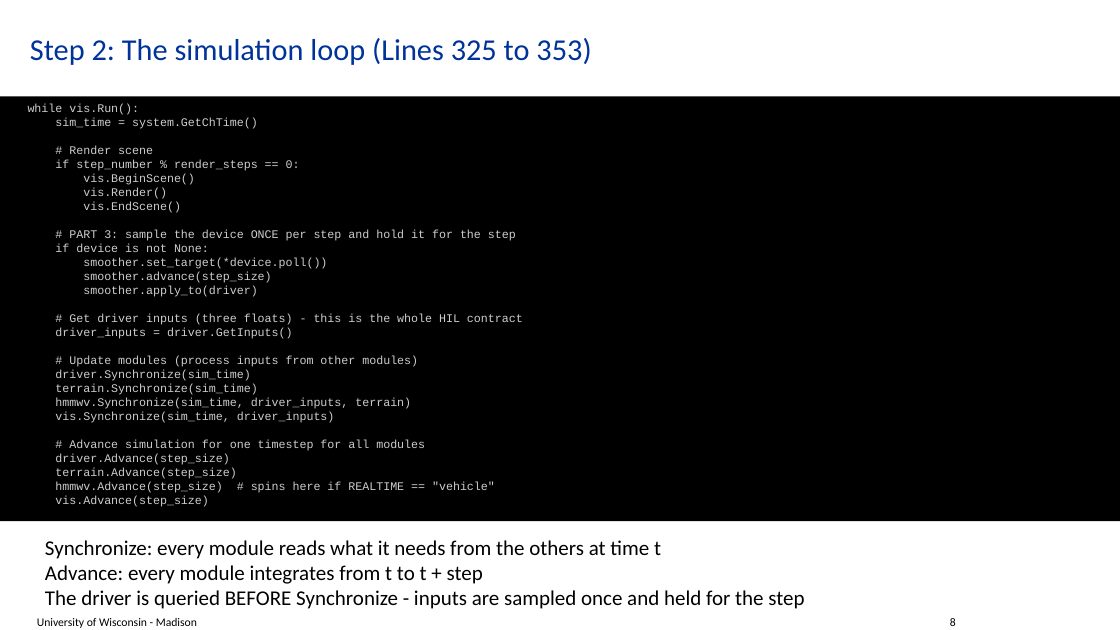
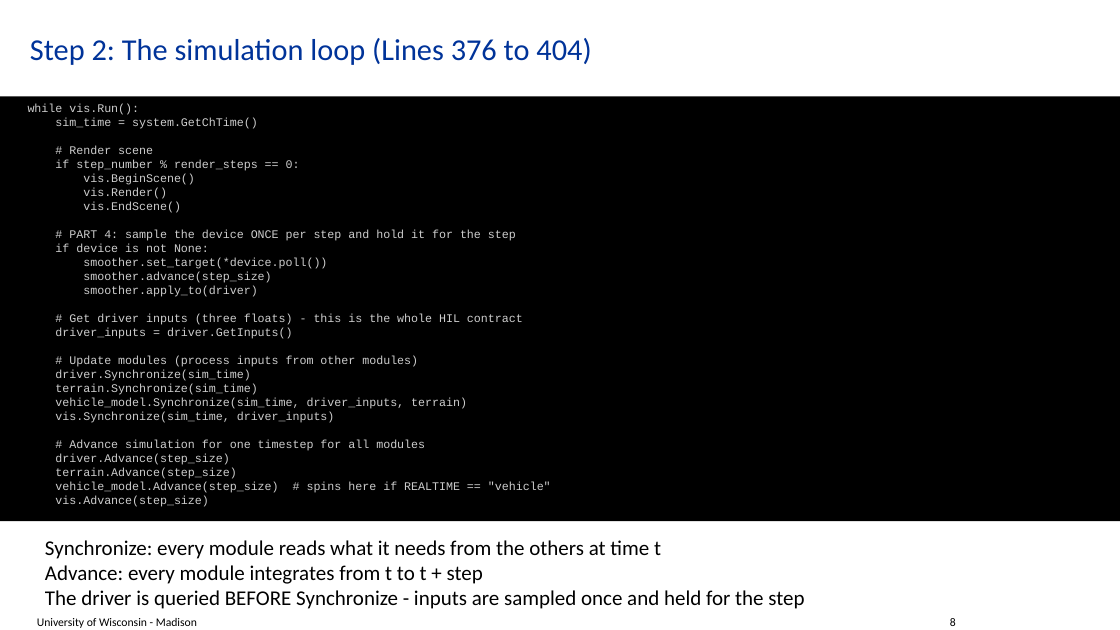
Before and after one commit to ksha23/chrono-hil-tutorial, a slide deck: slide 8 of tutorial_HIL_driver.pptx. Drawn at 1120x630 pixels with LibreOffice and Linux fonts; fonts in the diff are those of the drawing; background and template pictures are left out. Boxes give left, top, right and bottom in pixels: in the first picture for what was removed or moved away, otherwise in the second. Text is boxed around its words. In the diff, an @@ line names an element or a change of style, - is before the commit and + after.

```diff
--- a/tutorial_HIL_driver.pptx
+++ b/tutorial_HIL_driver.pptx
@@ title at [30,38,591,65]: text changed @@
-Step 2: The simulation loop (Lines 325 to 353)
+Step 2: The simulation loop (Lines 376 to 404)
@@ text in rectangle at [69,230,516,241]: text changed @@
-# PART 3: sample the device ONCE per step and hold it for the step
+# PART 4: sample the device ONCE per step and hold it for the step
@@ text in rectangle at [55,398,467,409]: text changed @@
-hmmwv.Synchronize(sim_time, driver_inputs, terrain)
+vehicle_model.Synchronize(sim_time, driver_inputs, terrain)
@@ text in rectangle at [55,482,551,493]: text changed @@
-hmmwv.Advance(step_size) # spins here if REALTIME == "vehicle"
+vehicle_model.Advance(step_size) # spins here if REALTIME == "vehicle"
```
Also in this commit, not shown: 8 other slides changed.
